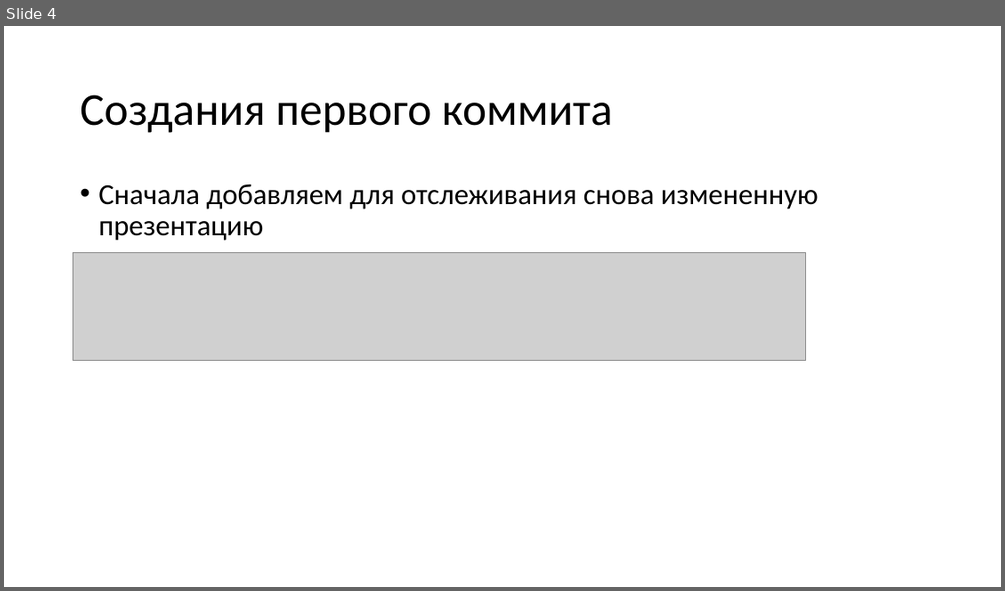
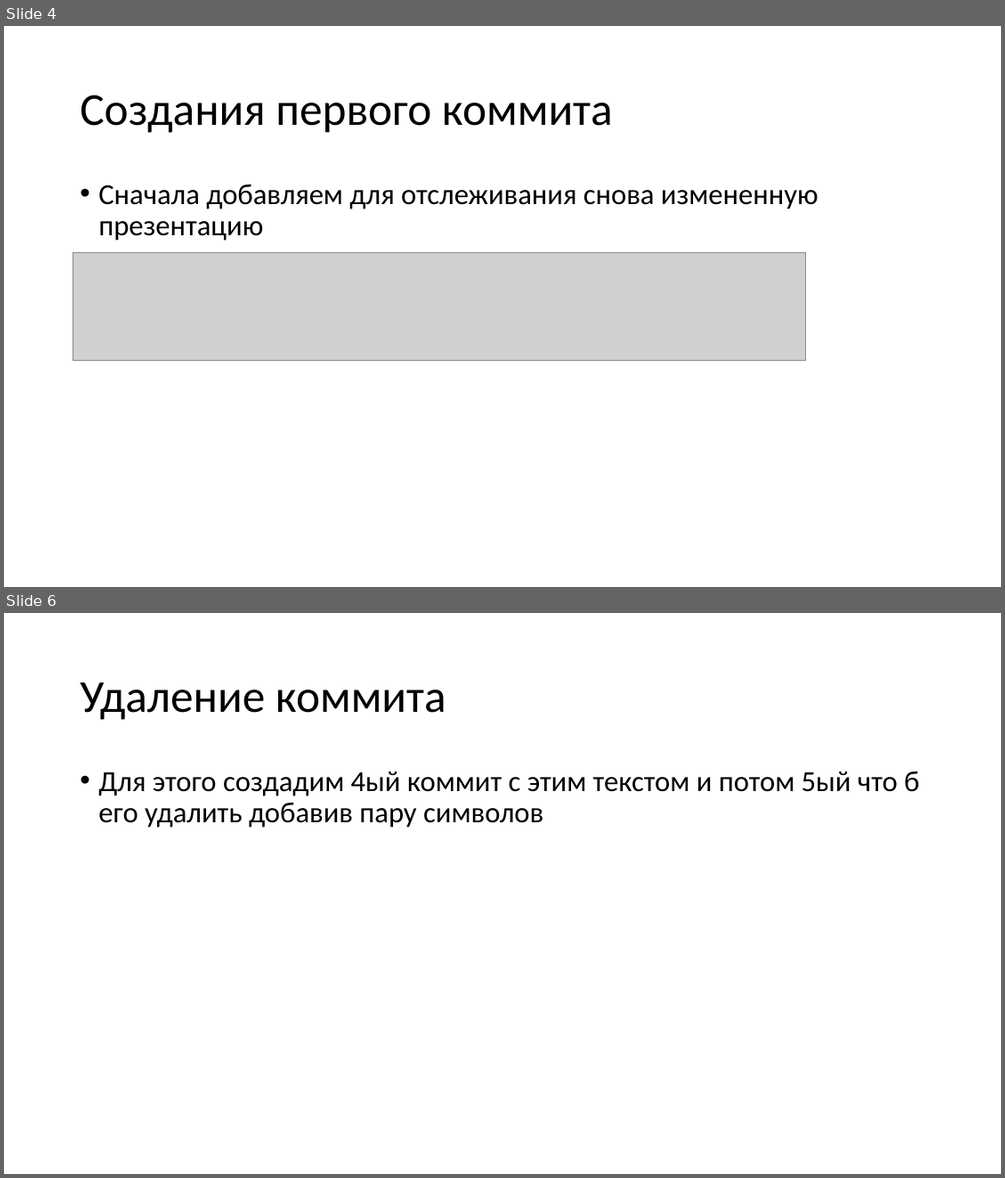
Before and after one commit to shor1to/js, a slide deck: основы работы с гит.pptx. Shown one above the other, each under a label of ours: slide 4 before the commit, slides 4 and 6 after it; the slides between them are not shown. The pictures are 1005x591 and 1005x1178 pixels, drawn with LibreOffice and Linux fonts; fonts in the diff are those of the drawing; grey boxes stand for pictures. Boxes give left, top, right and bottom in pixels: in the first picture for what was removed or moved away, otherwise in the second. Text is boxed around its words. In the diff, an @@ line names an element or a change of style, - is before the commit and + after.

Commit message:
создание четвертого коммита

```diff
--- a/основы работы с гит.pptx
+++ b/основы работы с гит.pptx
@@ slide 6 added at bbox=[4, 613, 1001, 1174], background #FFFFFF @@
@@ title added at bbox=[80, 682, 446, 720], 44 pt, text #000000 @@
+Удаление коммита
@@ text added at bbox=[98, 771, 919, 827], 28 pt, text #000000 @@
+• Для этого создадим 4ый коммит с этим текстом и потом 5ый что б его удалить добавив пару символов
```
Also in this commit, not shown: 1 slide changed.
